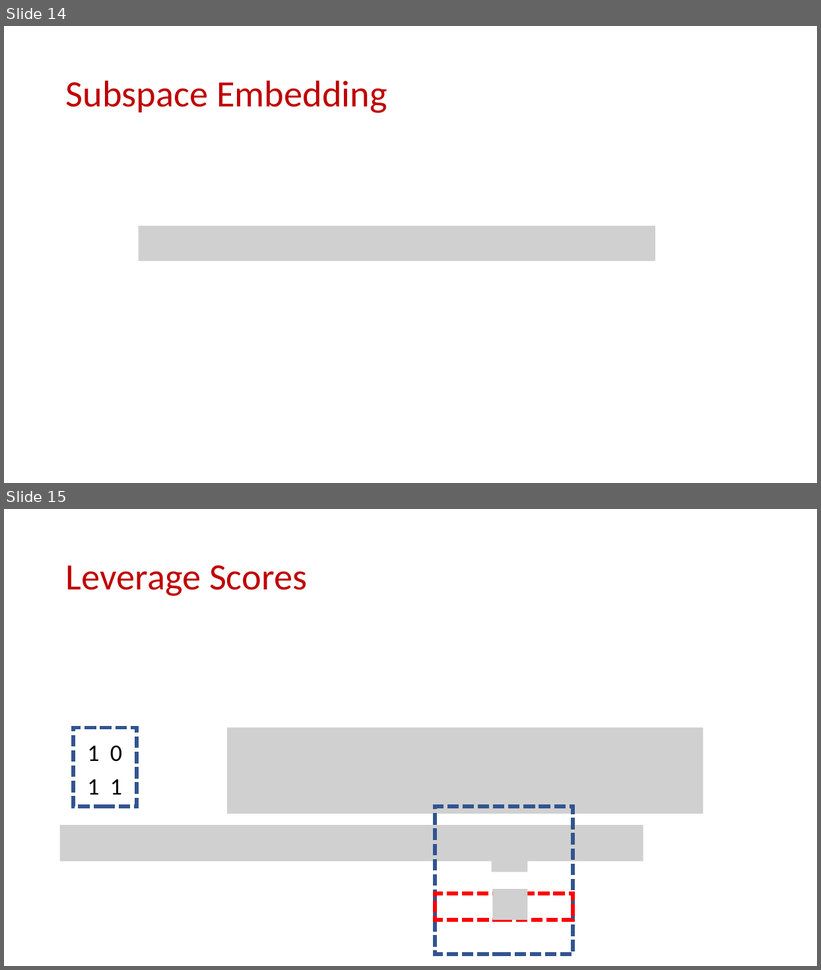
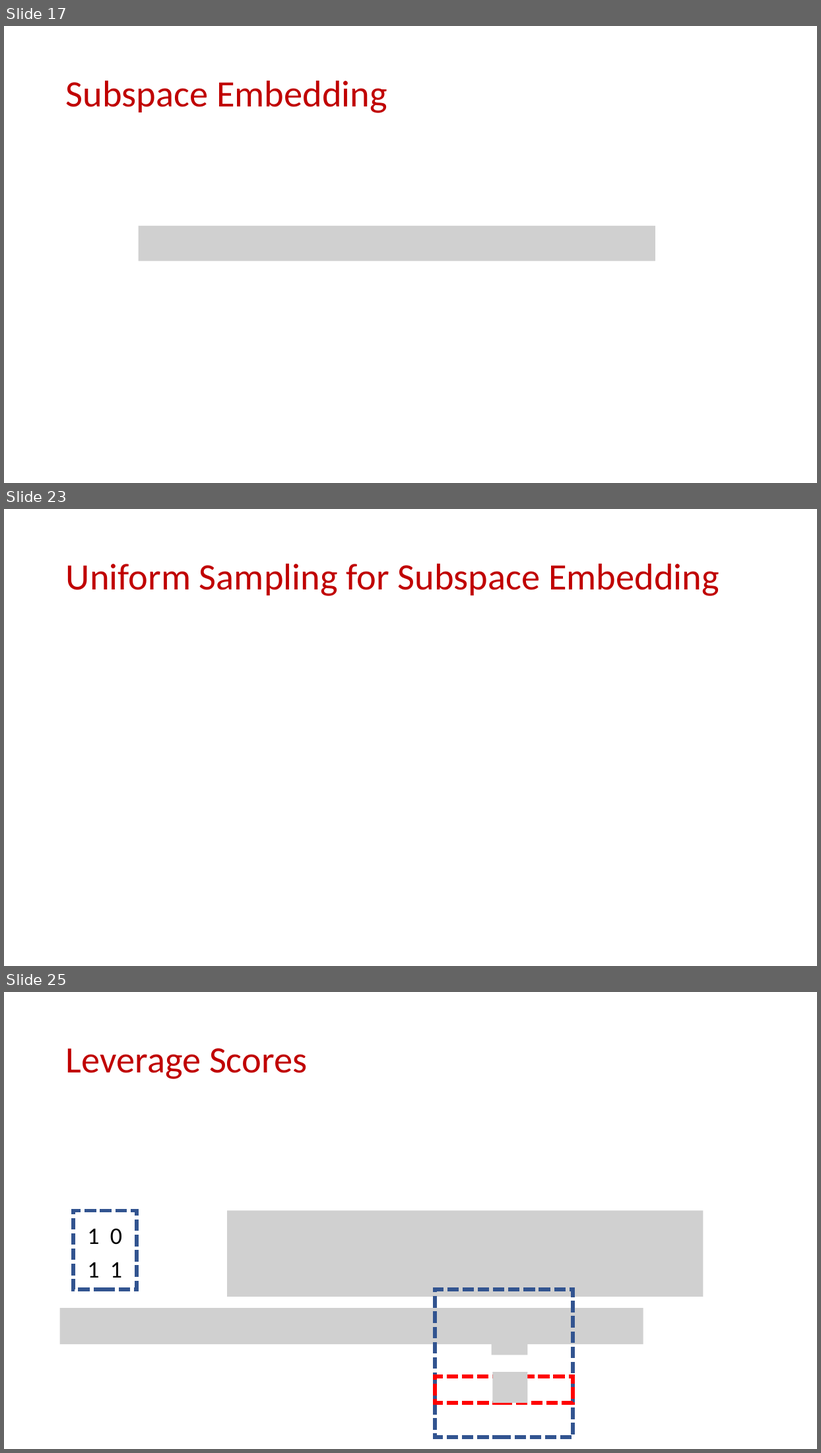
Before and after one commit to samsonzhou/samsonzhou.github.io, a slide deck: CSCE689-23/L31.pptx. Shown one above the other, each under a label of ours: slides 14 and 15 before the commit, slides 17, 23 and 25 after it; the slides between them are not shown. The pictures are 821x970 and 821x1453 pixels, drawn with LibreOffice and Linux fonts; fonts in the diff are those of the drawing; grey boxes stand for pictures. Boxes give left, top, right and bottom in pixels: in the first picture for what was removed or moved away, otherwise in the second. Text is boxed around its words. In the diff, an @@ line names an element or a change of style, - is before the commit and + after.

```diff
--- a/CSCE689-23/L31.pptx
+++ b/CSCE689-23/L31.pptx
@@ slide 23 added at [4, 509, 817, 966], background #FFFFFF @@
@@ title added at [66, 563, 719, 596], 44 pt, text #C00000 @@
+Uniform Sampling for Subspace Embedding
@@ what was slide 14 is now slide 17 @@
@@ what was slide 15 is now slide 25 @@
```
Also in this commit, not shown: 9 other slides added.
